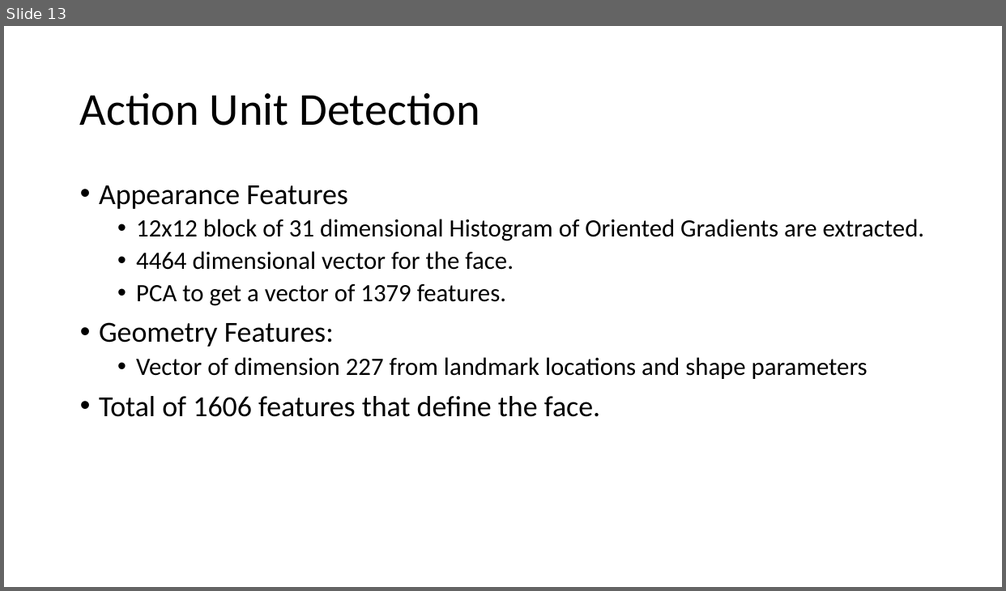
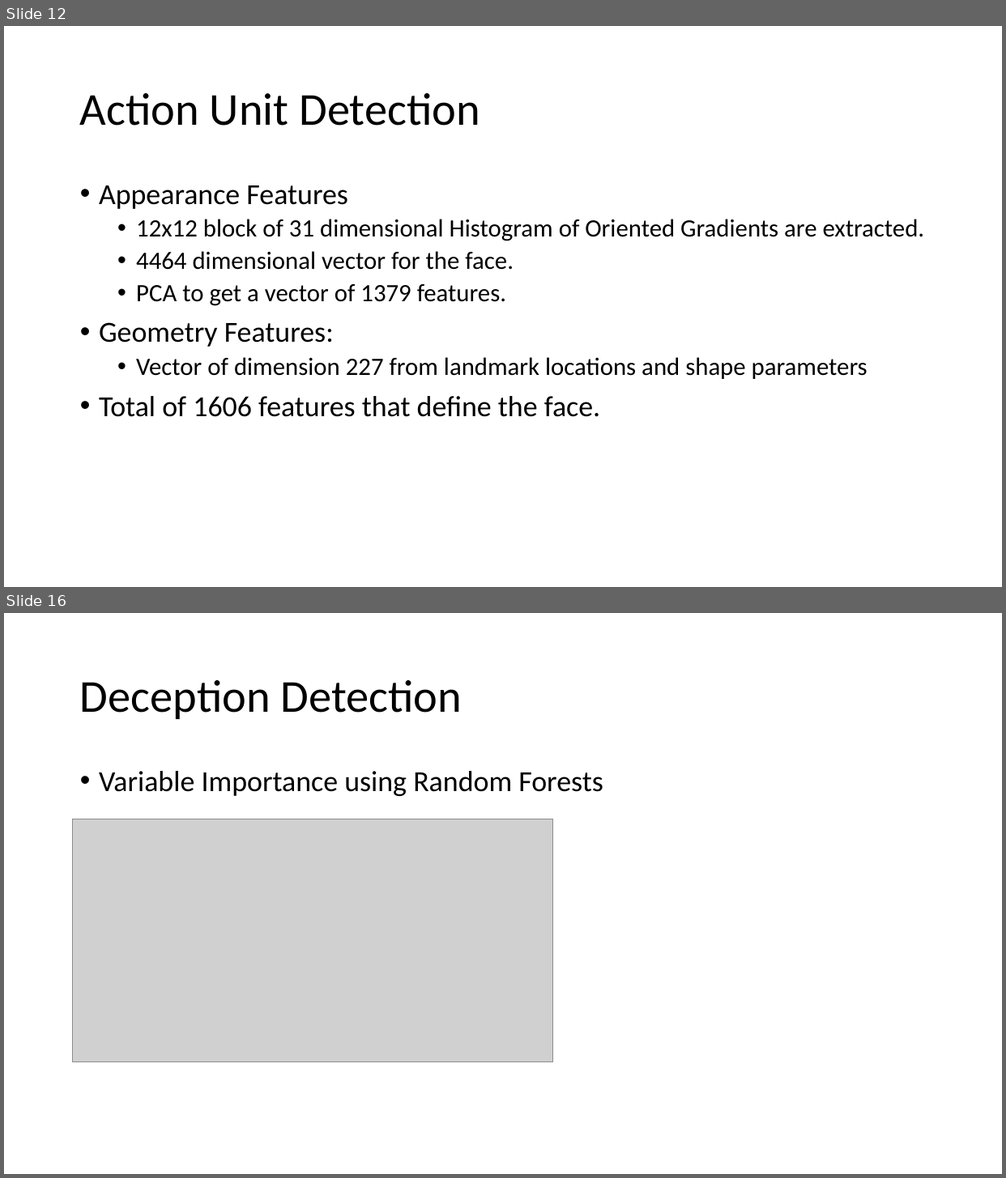
Before and after one commit to AscaL/thesis, a slide deck: Deception Detection using Facial Action Units.pptx. Shown one above the other, each under a label of ours: slide 13 before the commit, slides 12 and 16 after it; the slides between them are not shown. The pictures are 1006x591 and 1006x1178 pixels, drawn with LibreOffice and Linux fonts; fonts in the diff are those of the drawing; grey boxes stand for pictures. Boxes give left, top, right and bottom in pixels: in the first picture for what was removed or moved away, otherwise in the second. Text is boxed around its words. In the diff, an @@ line names an element or a change of style, - is before the commit and + after.

```diff
--- a/Deception Detection using Facial Action Units.pptx
+++ b/Deception Detection using Facial Action Units.pptx
@@ slide 16 added at box(4, 613, 1002, 1174), background #FFFFFF @@
@@ title added at box(80, 680, 462, 719), 44 pt, text #000000 @@
+Deception Detection
@@ text added at box(99, 771, 603, 796), 28 pt, text #000000 @@
+• Variable Importance using Random Forests
@@ picture added at box(73, 819, 553, 1063) @@
@@ what was slide 13 is now slide 12 @@
```
Also in this commit, not shown: 3 slides changed, 6 other slides added, 1 slide removed, 2 other files.
